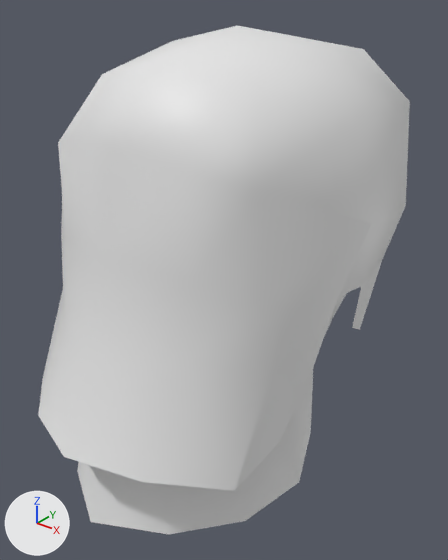
An edit to the glTF model assets/Converted Models/HairStyle/Human Male/Martial arts male hair 32.glb, drawn before and after from the same camera.
The view is the same before and after, from a camera (50 mm lens) standing at (0.199, -0.251, 0.182) and looking at (0.006, -0.009, 0.032). Every picture has the same lights, and +X, +Y and +Z are marked at lower left. The older version comes first.

Before the edit, the objects in view are built like this:
```python
me_ͷ__03_0 = bpy.data.meshes.new('ͷ��03_0')
me_ͷ__03_0.from_pydata(...)  # 96 vertices, 150 faces; spans x -0.084..0.083, y -0.122..0.109, z -0.072..0.162
ob_ͷ__03_0 = bpy.data.objects.new('ͷ��03_0', me_ͷ__03_0)
ob_ͷ__03_0.location = (0.0, 0.0, 0.0)
```
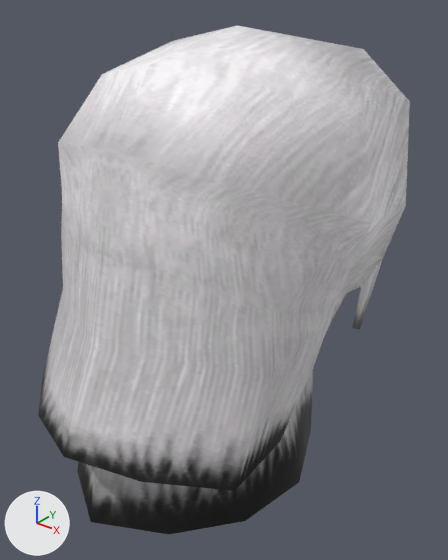
Pixel boxes (x1, y1, x2, y2) of what changed, in the pictures (448 x 560 px):
'ͷ��03_0', recoloured
    both: (38, 29, 409, 534)

What changed in the scene script:
```text
Add img_tex_2251939496341131144_dds:
    img_tex_2251939496341131144_dds = load_image('tex_2251939496341131144.dds', '_unpacked/tex_2251939496341131144.dds', 512, 512, 'sRGB')
Add mat_头发03_0_mat:
    mat_头发03_0_mat = principled_material('头发03_0_mat')
    mat_头发03_0_mat.texture = img_tex_2251939496341131144_dds
Change me_ͷ__03_0:
    where me_ͷ__03_0.from_pydata(...)  # 96 vertices, 150 faces; spans x -0.084..0.083, y -0.122..0.109, z -0.072..0.162
    add me_ͷ__03_0.materials.append(mat_头发03_0_mat)  # picture img_tex_2251939496341131144_dds
```
